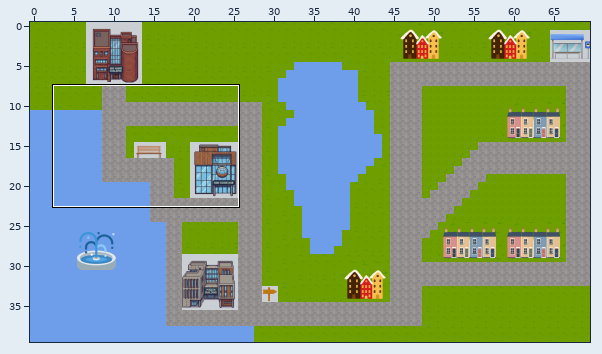
An edit to a level. Tiled map, assets/MapAssests/map.tmx. The picture above shows the old version from afar; the outline marks the close-up.
Close-up. First the earlier version:
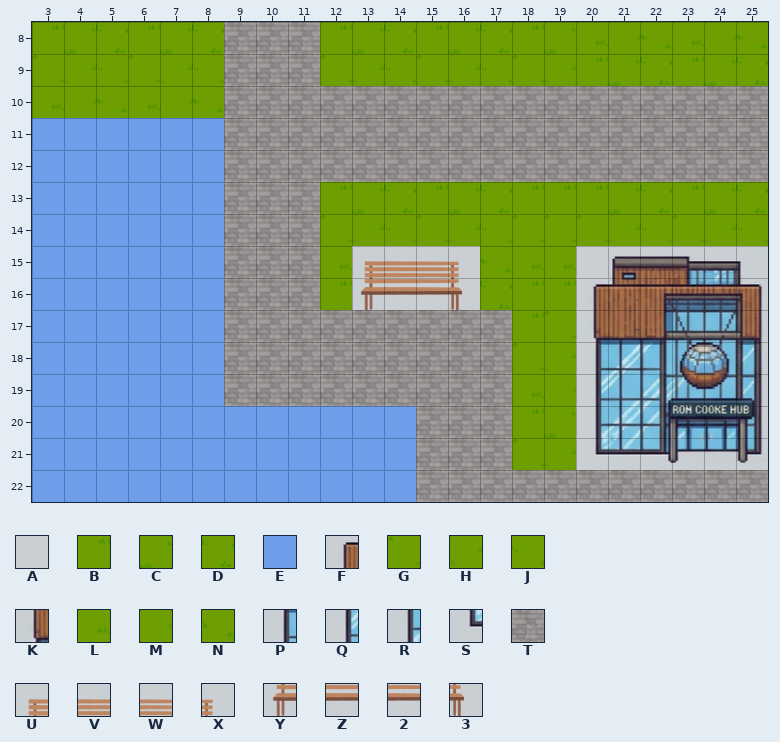
Cells are 32x32 px. Shown: x 3..25, y 8..22.
Key: from "tileset": A 38, B 50, C 51, D 52, E 55, F 67, G 79, H 80, J 81, K 96, L 108, M 109, N 110, P 125, Q 154, R 183, S 212, T 230, U 307, V 308, W 309, X 310, Y 336, Z 337, 2 338, 3 339.
_ is an empty cell.
Layer "Tile Layer 1" before, first column x 10:
11 TTTTTTTTTTT
12 TTTTTTTTTTT
13 TTBCDBCDBBB
14 TTGHJGHJGGG
15 TTLUVWXNLLA
16 TTBYZ23DBBF
17 TTTTTTTTBGK
18 TTTTTTTTGHP
19 TTTTTTTTLMQ
20 EEEEETTTBCR
21 EEEEETTTGHS
22 EEEEETTTTTT
Now the later version:
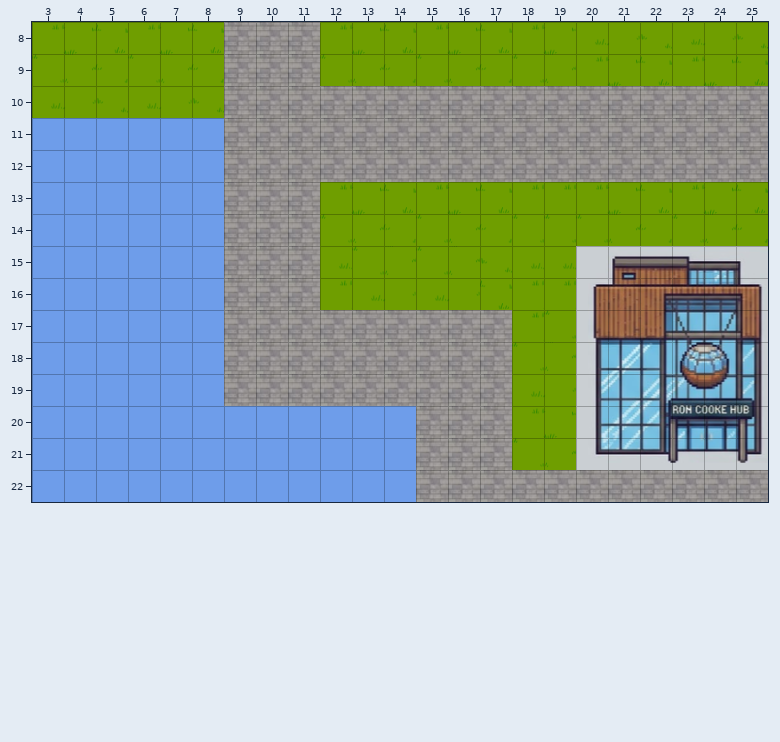
What changed:
Layer "Tile Layer 1":
The edit turns tile U into tile G in row 15 at x 13.
The edit turns tile W into tile G in row 15 at x 15.
The edit turns tile V into tile H in row 15 at x 14.
The edit turns tile X into tile H in row 15 at x 16.
The edit turns tile 2 into tile L in row 16 at x 15.
The edit turns tile Y into tile L in row 16 at x 13.
The edit turns tile 3 into tile M in row 16 at x 16.
The edit turns tile Z into tile M in row 16 at x 14.
